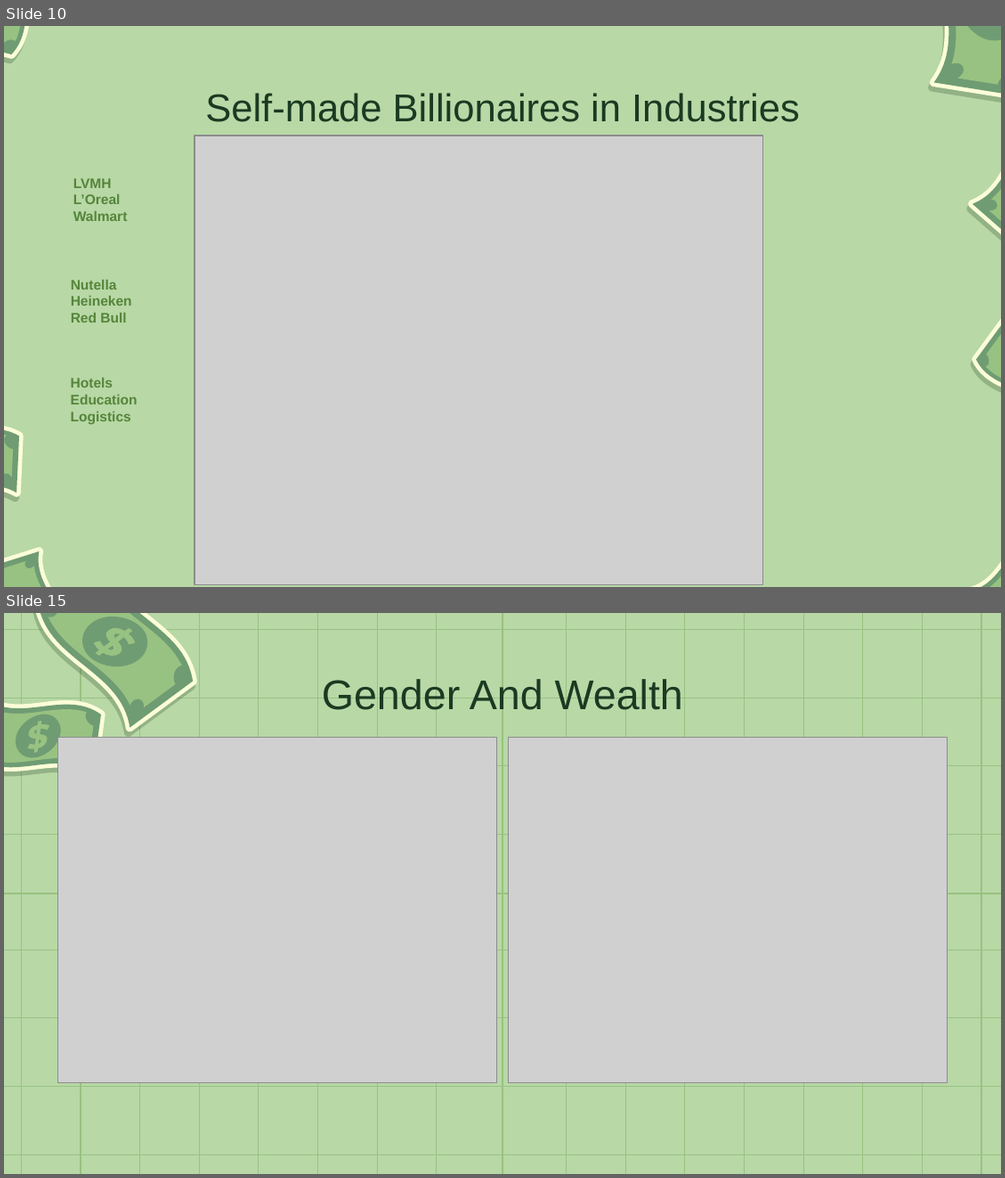
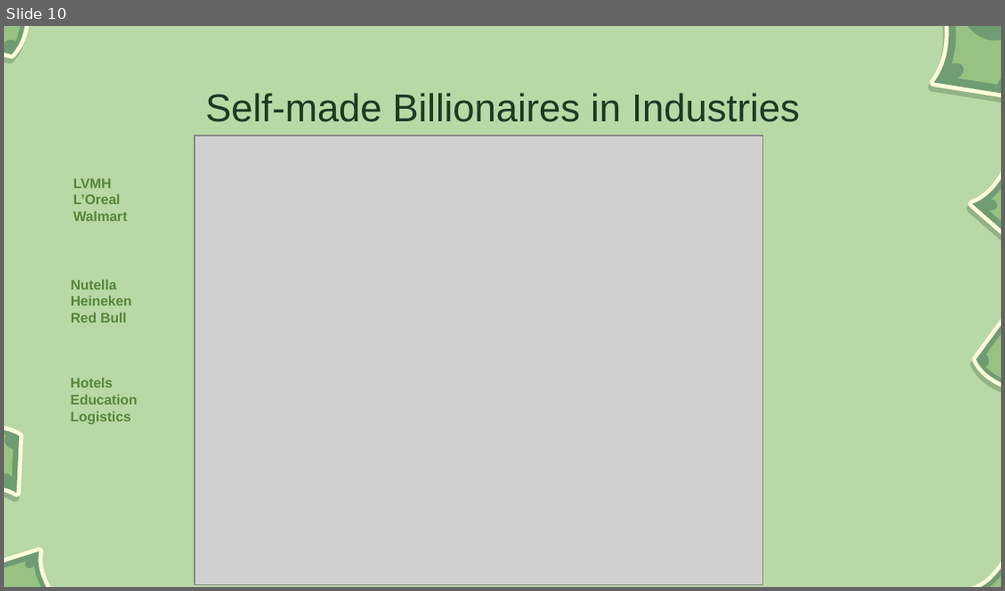
Before and after one commit to gialiubc/project_1, a slide deck: gia/who_are_the_billionaires.pptx. Shown one above the other, each under a label of ours: slides 10 and 15 before the commit, slide 10 after it; the slides between them are not shown. The pictures are 1005x1178 and 1005x591 pixels, drawn with LibreOffice and Linux fonts; fonts in the diff are those of the drawing; grey boxes stand for pictures; background and template pictures are left out. Boxes give left, top, right and bottom in pixels: in the first picture for what was removed or moved away, otherwise in the second. Text is boxed around its words. In the diff, an @@ line names an element or a change of style, - is before the commit and + after.

```diff
--- a/gia/who_are_the_billionaires.pptx
+++ b/gia/who_are_the_billionaires.pptx
@@ slide 15 removed at (4,613,1001,1174), background #B8D8A6 @@
@@ group removed at (29,613,202,741): 8 freeform shapes @@
@@ title removed at (322,679,683,710) @@
-Gender And Wealth
@@ group removed at (4,676,112,795): 6 freeform shapes @@
@@ picture removed at (57,738,496,1084) @@
@@ picture removed at (509,738,947,1084) @@
@@ group removed at (4,613,1001,1174): 52 freeform shapes @@
```
Also in this commit, not shown: 7 slides changed, 1 other slide removed.
